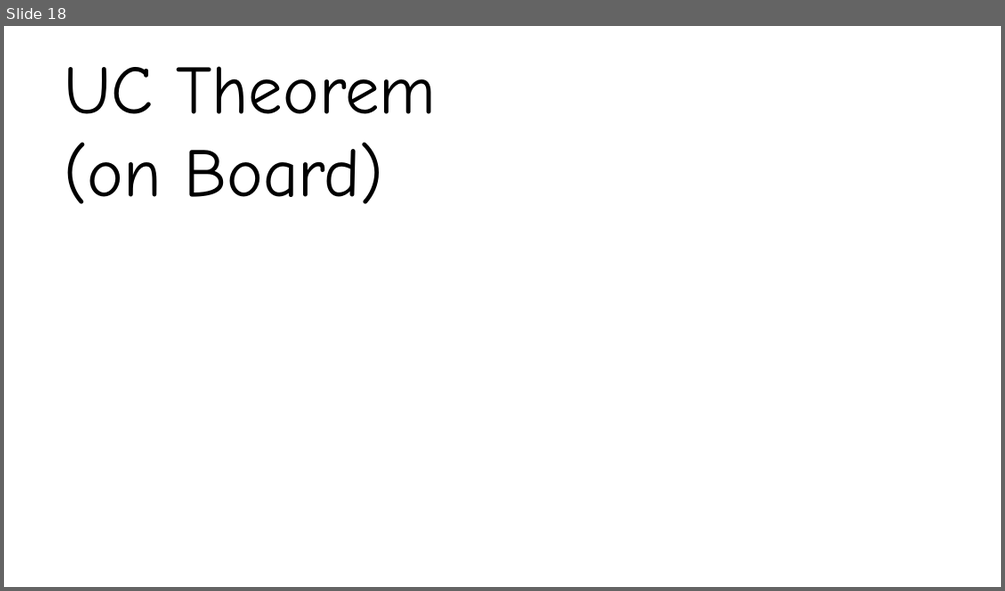
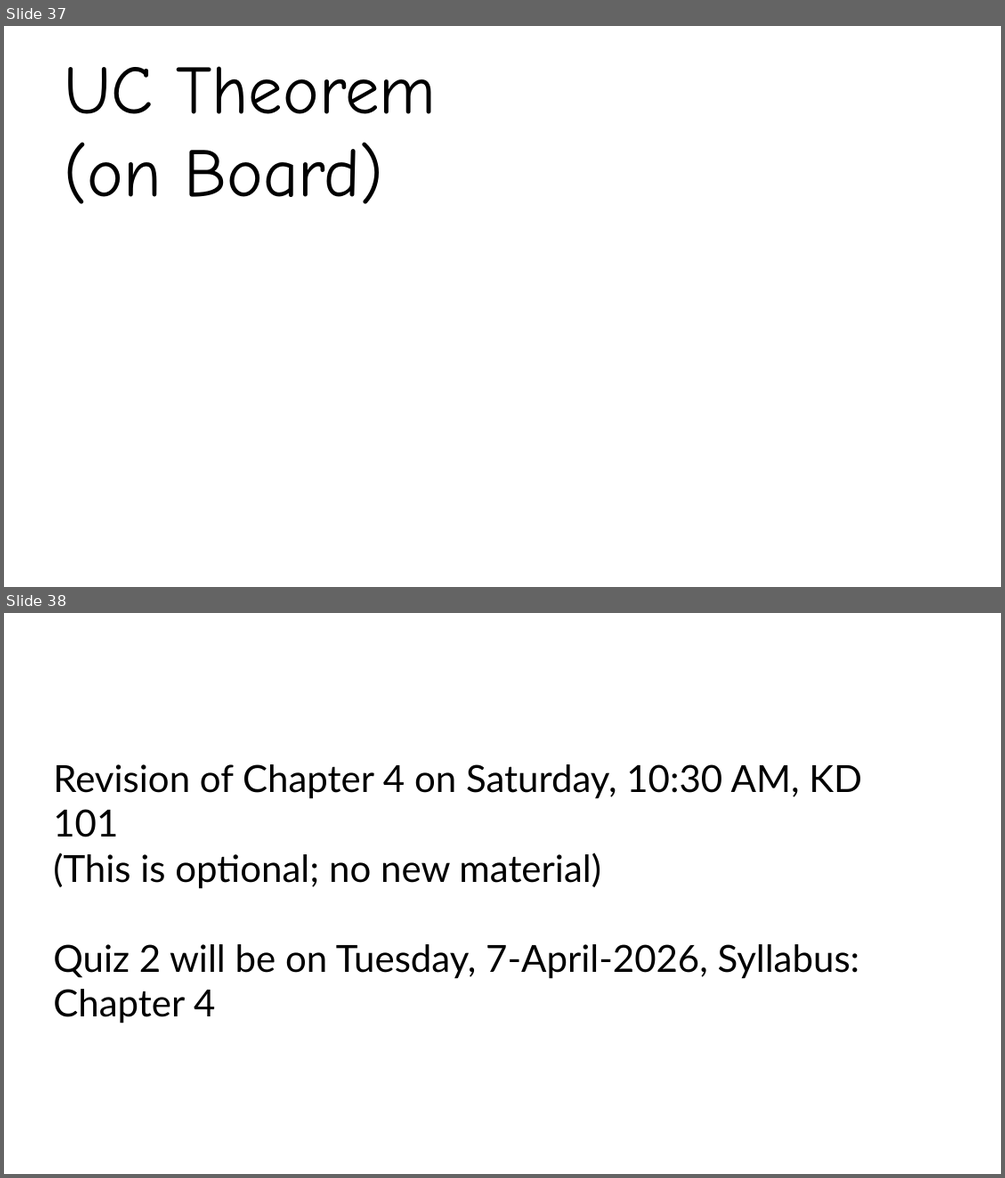
Before and after one commit to privacy-iitk/cs714-26-Winter, a slide deck: Chapter4.pptx. Shown one above the other, each under a label of ours: slide 18 before the commit, slides 37 and 38 after it. The pictures are 1005x591 and 1005x1178 pixels, drawn with LibreOffice and Linux fonts; fonts in the diff are those of the drawing. Boxes give left, top, right and bottom in pixels: in the first picture for what was removed or moved away, otherwise in the second. Text is boxed around its words. In the diff, an @@ line names an element or a change of style, - is before the commit and + after.

```diff
--- a/Chapter4.pptx
+++ b/Chapter4.pptx
@@ slide 38 added at (x1=4, y1=613, x2=1001, y2=1174), background #FFFFFF @@
@@ text added at (x1=53, y1=764, x2=862, y2=979), 36 pt, text #000000 @@
+Revision of Chapter 4 on Saturday, 10:30 AM, KD 101
+(This is optional; no new material)
+Quiz 2 will be on Tuesday, 7-April-2026, Syllabus: Chapter 4
@@ what was slide 18 is now slide 37 @@
```
Also in this commit, not shown: 2 slides changed, 39 other slides added, 1 other file.
